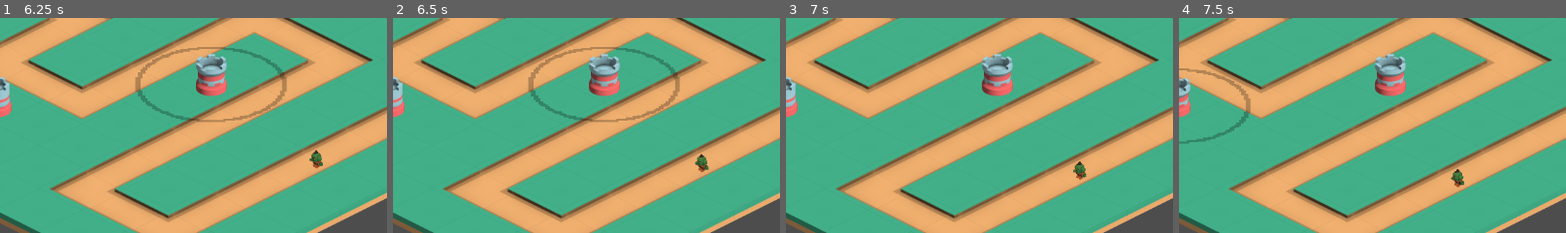
Above: before the commit, frames 1-4 (left to right).
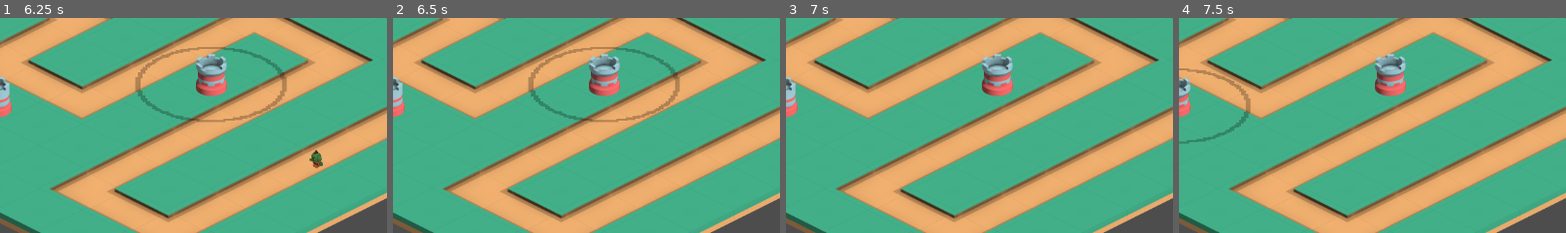
Above: after the commit, the same moments.

Repository: Robert-Riordan-UCD/GameDevJourney
Game: Godot game, scene res://Levels/Level1.tscn
Two runs of this game, one before a commit and one after it. Both use one fixed random seed, a clock stepped at 60 frames per second and the inputs below.
Inputs (mouse positions are % of the whole screen's width and height, from its top left):
- Up to frame 1 (6.25 s): tap Enter at 0.5 s; move the mouse to (72, 45) at 0.52 s; press the mouse at (72, 45) at 0.53 s; move the mouse to (30, 55) at 1.27 s; release the mouse at (30, 55) at 1.28 s; right-click (30, 55) at 1.35 s; click (30, 55) at 1.42 s; move the mouse to (28, 52) at 2.02 s; press the mouse at (28, 52) at 2.03 s; move the mouse to (45, 70) at 2.77 s; release the mouse at (45, 70) at 2.78 s; right-click (45, 70) at 2.85 s; click (45, 70) at 2.92 s; move the mouse to (80, 65) at 3.52 s; press the mouse at (80, 65) at 3.53 s; move the mouse to (83, 62) at 4.27 s; release the mouse at (83, 62) at 4.28 s; right-click (83, 62) at 4.35 s; click (83, 62) at 4.42 s; move the mouse to (55, 50) at 5.02 s; press the mouse at (55, 50) at 5.03 s; move the mouse to (56, 47) at 5.77 s; release the mouse at (56, 47) at 5.78 s; right-click (56, 47) at 5.85 s; click (56, 47) at 5.92 s
- Up to frame 2 (6.5 s): no input
- Up to frame 3 (7 s): move the mouse to (72, 45) at 6.52 s; press the mouse at (72, 45) at 6.53 s
- Up to frame 4 (7.5 s): move the mouse to (30, 55) at 7.27 s; release the mouse at (30, 55) at 7.28 s; right-click (30, 55) at 7.35 s; click (30, 55) at 7.42 s
The pictures show only the part of the screen within x 28-78%, y 31-81%; the shares and areas given below are measured in that part.

Frame 1 is identical in both runs. In frame 2, 0.2% of the frame differs, in the area x 77-82%, y 63-73%; in frame 3, 0.2%; in frame 4, 0.2%.

Commit message:
Set mage tower stats

Diff:
--- a/Isometric_Tower_Defense/Towers/MageTower.tscn
+++ b/Isometric_Tower_Defense/Towers/MageTower.tscn
@@ -4,26 +4,26 @@
 
 [node name="MageTower" instance=ExtResource("1_n78bc")]
 levels = [{
-"cooldown": 0.5,
-"damage": 1,
+"cooldown": 2.0,
+"damage": 4,
 "next_price": 50,
 "range": 300,
 "sprite": "res://Towers/mageTowerLevel0.png"
 }, {
-"cooldown": 0.5,
-"damage": 1,
+"cooldown": 1.8,
+"damage": 6,
 "next_price": 50,
 "range": 400,
 "sprite": "res://Towers/mageTowerLevel1.png"
 }, {
-"cooldown": 0.5,
-"damage": 2,
-"next_price": 50,
+"cooldown": 1.6,
+"damage": 8,
+"next_price": 75,
 "range": 500,
 "sprite": "res://Towers/mageTowerLevel2.png"
 }, {
-"cooldown": 0.3,
-"damage": 2,
+"cooldown": 1.5,
+"damage": 10,
 "next_price": null,
 "range": 600,
 "sprite": "res://Towers/mageTowerLevel3.png"
